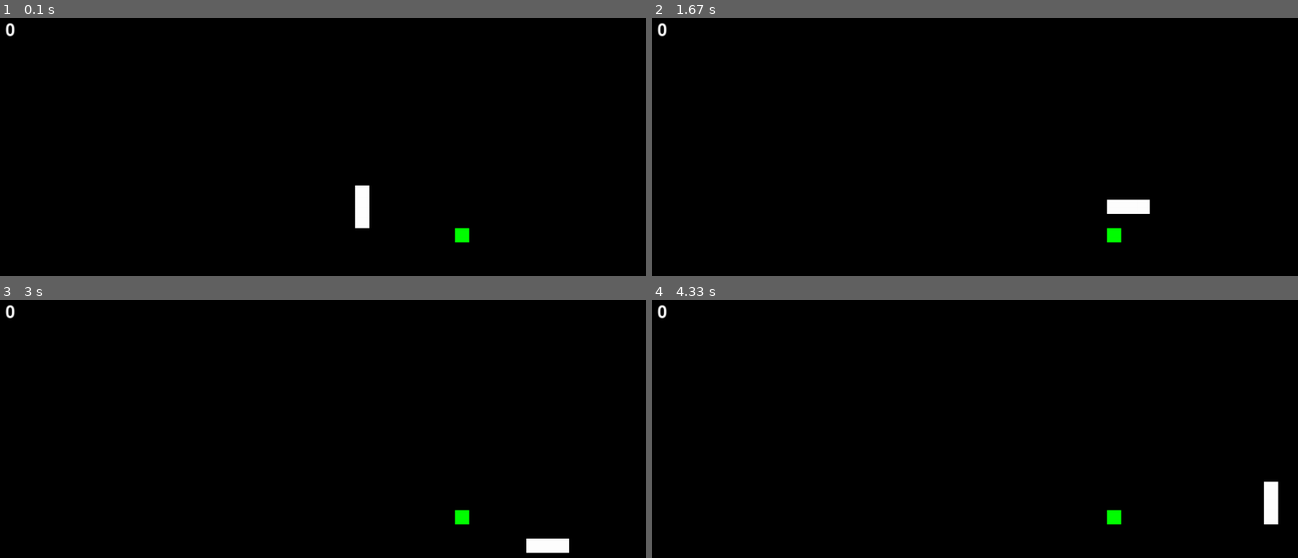
Above: before the commit, frames 1-4 (two rows, left to right).
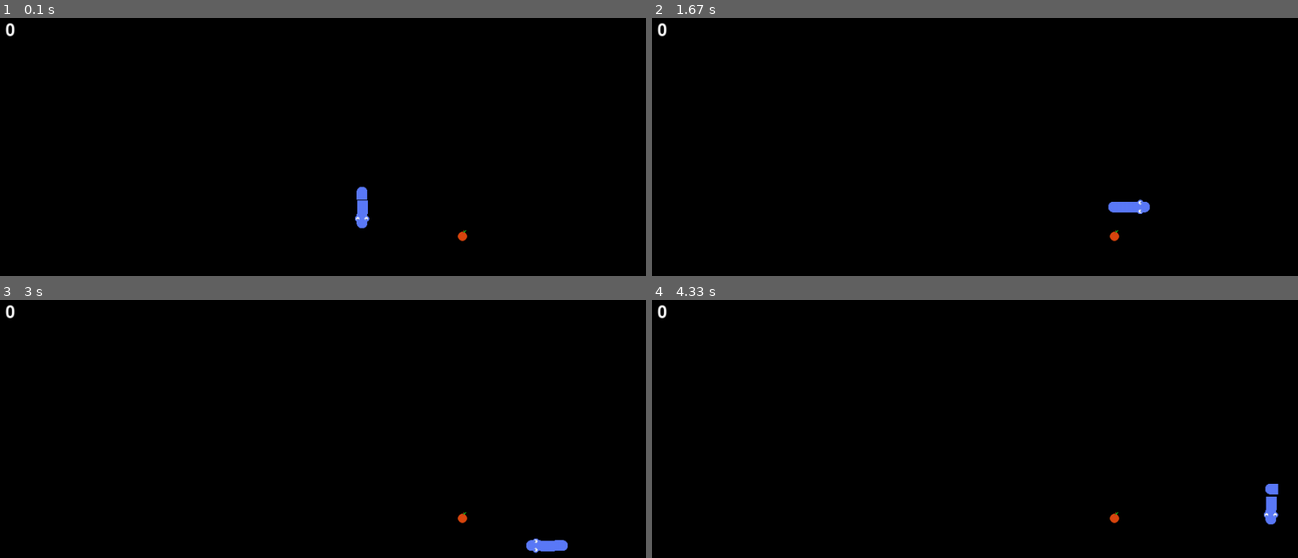
Above: after the commit, the same moments.

Repository: gyorgy-s/snake_game_in_pygame
Game: pygame game, started from main.py
The game is run twice, just before and just after one commit, with the same random seed, the same clock (stepped at 60 frames per second) and the same inputs.
Inputs:
- Up to frame 1 (0.1 s): no input
- Up to frame 2 (1.67 s): hold D 0.33-0.8 s; hold W 0.83-1.13 s; hold D 1.17-1.63 s
- Up to frame 3 (3 s): hold S 2.23-2.53 s; hold A 2.57-2.97 s
- Up to frame 4 (4.33 s): hold W 3-3.37 s; hold D 3.4-4.03 s; hold S from 4.07 s (still down)

The runs differ from the first frame. In frame 1, 0.5% of the frame differs, in the area x 54-73%, y 64-88%; in frame 2, 0.5%; in frame 3, 0.5%; in frame 4, 0.5%, in the area x 70-97%, y 70-88%.

Commit message:
FEAT added graphics for the food and snake
bend still missing, have to check the spaces between segments

Diff:
--- a/food.py
+++ b/food.py
@@ -7,6 +7,7 @@
 RED = (255, 0, 0)
 GREEN = (0, 255, 0)
 BLUE = (0, 0, 255)
+
 
 
 class Food:
@@ -20,11 +21,12 @@
             self.x * self.size, self.y * self.size, self.size, self.size
         )
 
-    def draw(self, win):
+    def draw(self, win, img):
         """Draw the food on the window."""
         self.rect.x = self.x * self.size
         self.rect.y = self.y * self.size
-        pygame.draw.rect(win, GREEN, self.rect)
+        # pygame.draw.rect(win, GREEN, self.rect)
+        win.blit(img, self.rect)
 
     def eaten(self, x, y):
         """Update the location of the food."""
--- a/main.py
+++ b/main.py
@@ -39,12 +39,24 @@
 DOWN = (0, 1)
 RIGHT = (1, 0)
 
+apple = pygame.transform.scale(pygame.image.load("assets/apple.png").convert_alpha(), (20, 20))
+
+snake_body ={
+    "head": pygame.transform.scale(pygame.image.load("assets/head.png").convert_alpha(), (20, 20)),
+    "body-h": pygame.transform.scale(pygame.image.load("assets/body.png").convert_alpha(), (20, 20)),
+    "body-v": pygame.transform.rotozoom(pygame.image.load("assets/body.png").convert_alpha(), 90, 0.5),
+    "tail": pygame.transform.scale(pygame.image.load("assets/tail.png").convert_alpha(), (20, 20)),
+    "bend-0": pygame.transform.scale(pygame.image.load("assets/bend.png").convert_alpha(), (20, 20)),
+    "bend-90": pygame.transform.rotozoom(pygame.image.load("assets/bend.png").convert_alpha(), 90, 0.5),
+    "bend-180": pygame.transform.rotozoom(pygame.image.load("assets/bend.png").convert_alpha(), 180, 0.5),
+    "bend-270": pygame.transform.rotozoom(pygame.image.load("assets/bend.png").convert_alpha(), 270, 0.5),
+}
 
 def draw(win, snake, food, score):
     """Draw the main window."""
     win.fill(BLACK)
-    snake.draw(win)
-    food.draw(win)
+    snake.draw(win, snake_body)
+    food.draw(win, apple)
     score.draw_score(win, 24, 10, 10)
     pygame.display.update()
 
@@ -97,7 +109,7 @@
                         // SEGMENT_SIZE,
                     )
                     snake.grow(SEGMENT_SIZE)
-                    score.score = +1
+                    score.score += 1
                 if (not snake.collision(window_border)) or snake.self_collision():
                     session_end = pygame.time.get_ticks()
                     playing = False
--- a/snake.py
+++ b/snake.py
@@ -9,6 +9,32 @@
 BLUE = (0, 0, 255)
 
 DIRECTIONS = {"w": (0, -1), "a": (-1, 0), "s": (0, 1), "d": (1, 0)}
+
+TEST = [[0, -1, 0, 1], [-1, 0, 1, 0]]
+TEST2 = {
+    "0-1": "w",
+    "-10": "a",
+    "01": "s",
+    "10": "d",
+}
+
+ROTATION = {
+    0: {-1: 90, 1: 270},
+    1: {0: 0},
+    -1: {0: 180},
+}
+
+
+BENDS = {
+    "w-a": 90,
+    "w-d": 180,
+    "a-w": 270,
+    "a-s": 180,
+    "s-a": 90,
+    "s-d": 270,
+    "d-w": 90,
+    "d-s": 180,
+}
 
 
 class Segment:
@@ -23,11 +49,13 @@
             self.x * self.size, self.y * self.size, self.size, self.size
         )
 
-    def draw(self, win):
+    def draw(self, win, img, rotation=0):
         """Update the Rect location and draw to the screen."""
         self.rect.x = self.x * self.size
         self.rect.y = self.y * self.size
-        pygame.draw.rect(win, WHITE, self.rect)
+        # pygame.draw.rect(win, WHITE, self.rect)
+        img = pygame.transform.rotate(img, rotation)
+        win.blit(img, self.rect)
 
 
 class Snake:
@@ -48,10 +76,42 @@
         ]
         self.direction_changed = False
 
-    def draw(self, win):
+    def draw(self, win, img):
         """Draw each part of the snake to the screen."""
-        for segment in self.segments:
-            segment.draw(win)
+        for i in range(len(self.segments) - 1, -1, -1):
+            if i == 0:
+                self.segments[0].draw(
+                    win,
+                    img["head"],
+                    ROTATION[self.segments[i].direction[0]][
+                        self.segments[i].direction[1]
+                    ],
+                )
+            elif i == len(self.segments) - 1:
+                self.segments[i].draw(
+                    win,
+                    img["tail"],
+                    ROTATION[self.segments[i].direction[0]][
+                        self.segments[i].direction[1]
+                    ],
+                )
+            else:
+                if self.segments[i + 1].x - self.segments[i - 1].x == 0:
+                    self.segments[i].draw(win, img["body-v"])
+                elif self.segments[i + 1].y - self.segments[i - 1].y == 0:
+                    self.segments[i].draw(win, img["body-h"])
+                    # this_temp_x = str(self.segments[i].direction[0])
+                    # this_temp_y = str(self.segments[i].direction[1])
+                    # this_lookup = this_temp_x + this_temp_y
+                    # prev_temp_x = str(self.segments[i - 1].direction[0])
+                    # prev_temp_y = str(self.segments[i - 1].direction[1])
+                    # prev_lookup = prev_temp_x + prev_temp_y
+                    # rotation = BENDS[TEST2[this_lookup] + "-" + TEST2[prev_lookup]]
+                    # self.segments[i].draw(win, img["bend"], rotation)
+                    # is_bend = [self.segments[i].direction[0] + self.segments[i-1].direction[0], self.segments[i].direction[1] + self.segments[i-1].direction[1]]
+
+                    # if self.segments[i].direction
+                    pass
 
     def move(self):
         """Move the head of the snake and update
@@ -66,6 +126,7 @@
 
         self.segments[0].x = self.x
         self.segments[0].y = self.y
+        self.segments[0].direction = self.direction
 
         self.direction_changed = False
 
Binary file added: assets/apple.png
Binary file added: assets/bend.png
Binary file added: assets/body.png
Binary file added: assets/head.png
Binary file added: assets/tail.png
